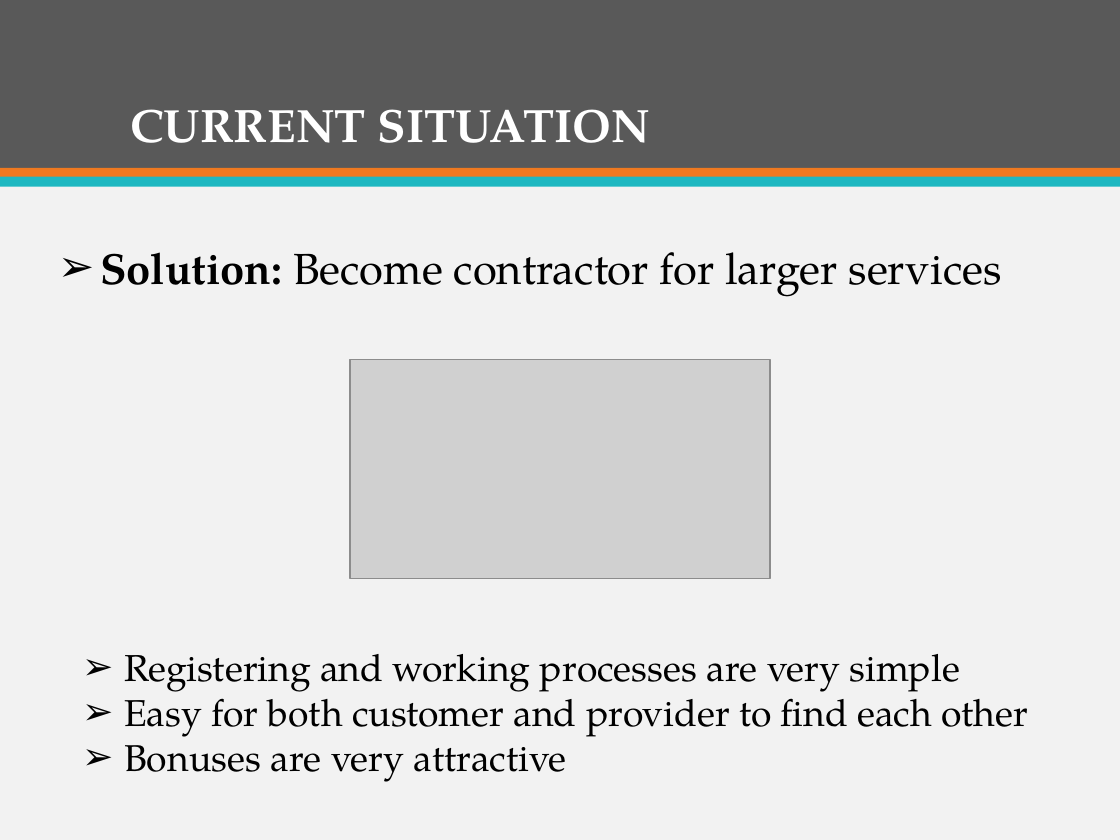
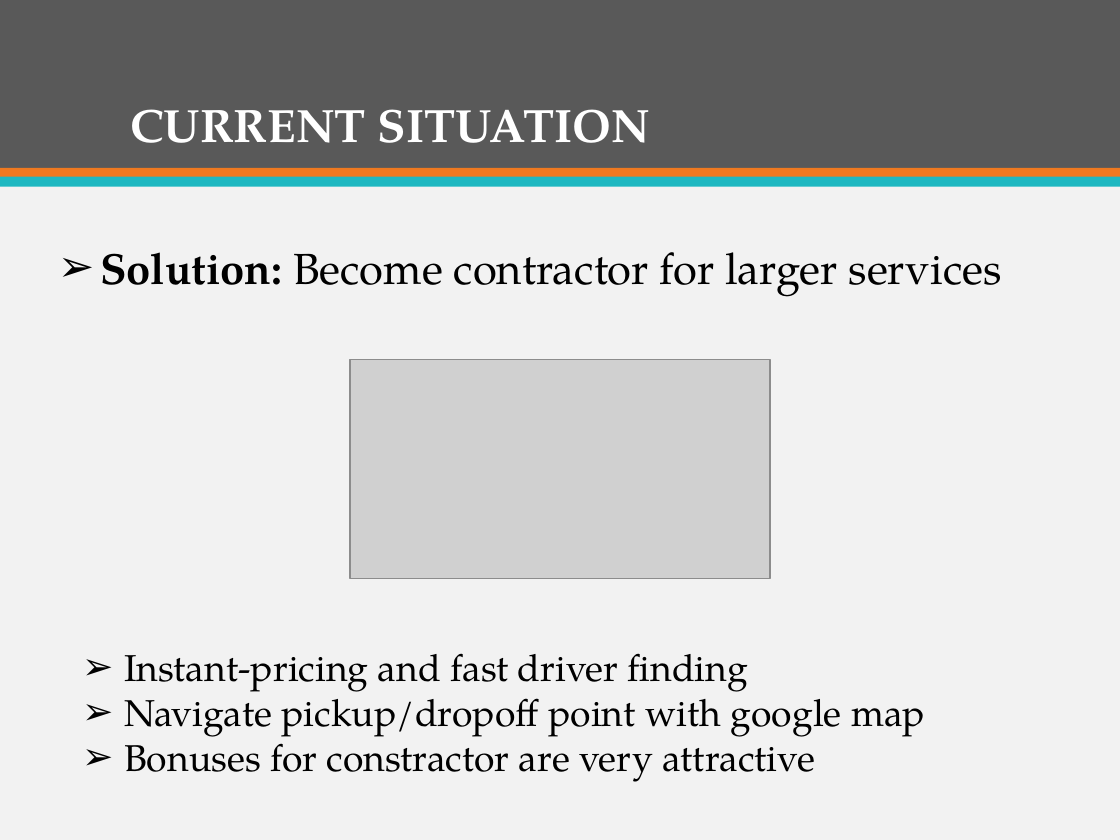
Before and after one commit to firzgard/CarRentalPortal, a slide deck: slide 6 of slide/CAR RENTAL PORTAL-Official.pptx. Drawn at 1120x840 pixels with LibreOffice and Linux fonts; fonts in the diff are those of the drawing; grey boxes stand for pictures. Boxes give left, top, right and bottom in pixels: in the first picture for what was removed or moved away, otherwise in the second. Text is boxed around its words. In the diff, an @@ line names an element or a change of style, - is before the commit and + after.

Commit message:
update slide

```diff
--- a/slide/CAR RENTAL PORTAL-Official.pptx
+++ b/slide/CAR RENTAL PORTAL-Official.pptx
@@ text at box(124, 653, 925, 782): text changed @@
-➢ Registering and working processes are very simple
-➢ Easy for both customer and provider to find each other
-➢ Bonuses are very attractive
+➢ Instant-pricing and fast driver finding
+➢ Navigate pickup/dropoff point with google map
+➢ Bonuses for constractor are very attractive
```
